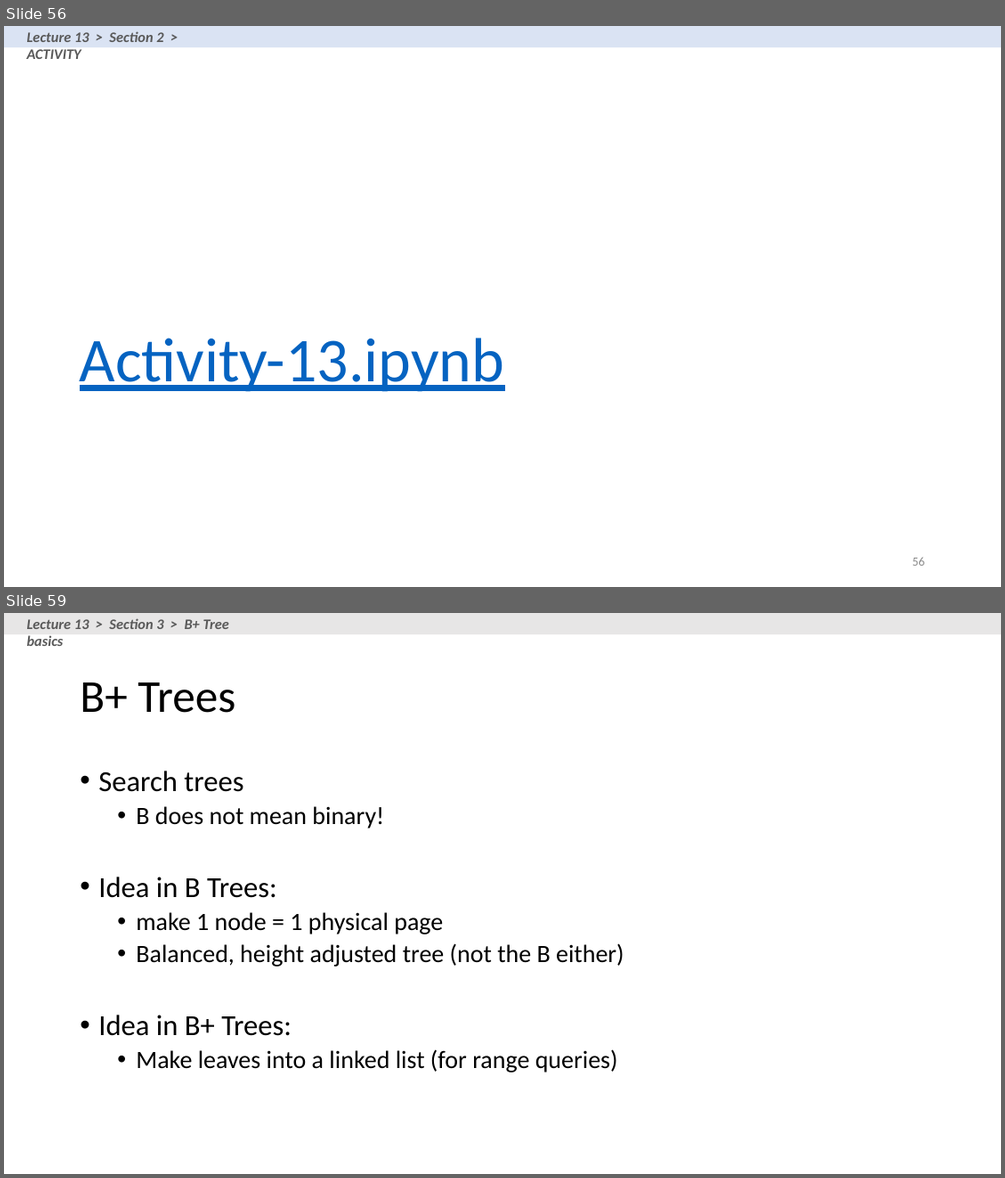
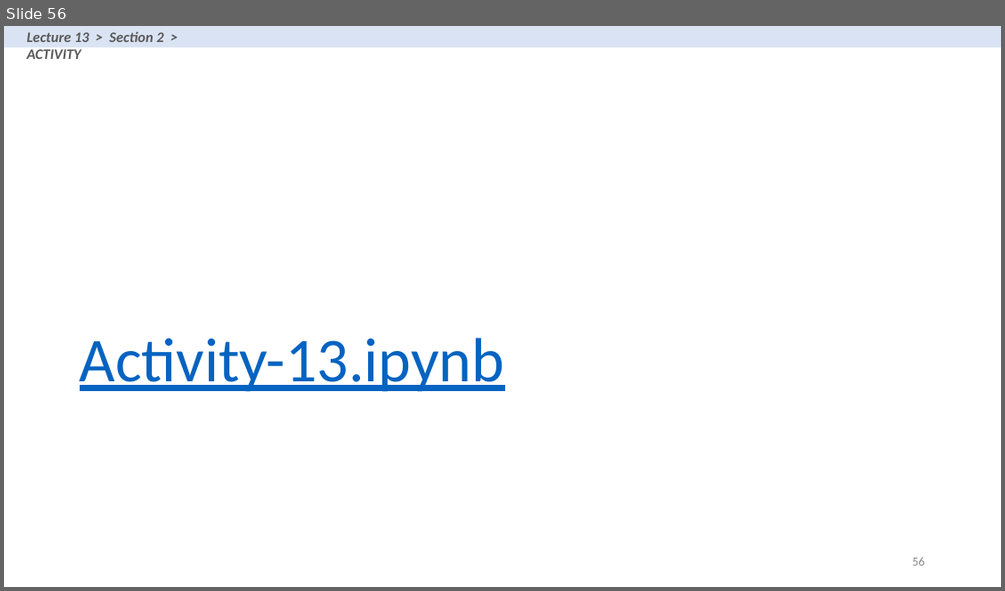
Before and after one commit to XIEQ/cs145-notebooks, a slide deck: lecture-13/Lecture_13_Indexes.pptx. Shown one above the other, each under a label of ours: slides 56 and 59 before the commit, slide 56 after it; the slides between them are not shown. The pictures are 1005x1178 and 1005x591 pixels, drawn with LibreOffice and Linux fonts; fonts in the diff are those of the drawing. Boxes give left, top, right and bottom in pixels: in the first picture for what was removed or moved away, otherwise in the second. Text is boxed around its words. In the diff, an @@ line names an element or a change of style, - is before the commit and + after.

```diff
--- a/lecture-13/Lecture_13_Indexes.pptx
+++ b/lecture-13/Lecture_13_Indexes.pptx
@@ slide 59 removed at <box>4,613,1001,1174</box>, background #FFFFFF @@
@@ rectangle removed at <box>4,613,1001,634</box> @@
@@ text removed at <box>27,618,229,646</box> @@
-Lecture 13 > Section 3 > B+ Tree basics
@@ title removed at <box>80,682,235,713</box> @@
-B+ Trees
@@ text removed at <box>98,771,624,1072</box> @@
-• Search trees
-  • B does not mean binary!
-• Idea in B Trees:
-  • make 1 node = 1 physical page
-  • Balanced, height adjusted tree (not the B either)
-• Idea in B+ Trees:
-  • Make leaves into a linked list (for range queries)
```
Also in this commit, not shown: 23 other slides removed, 7 other files.
